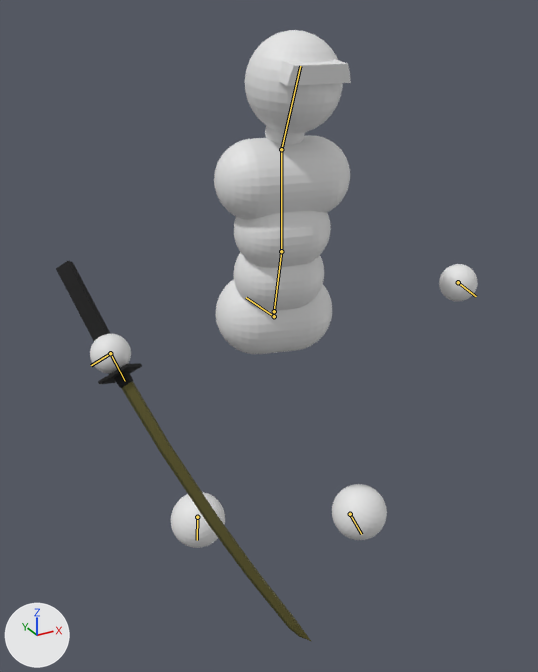
A saved change to the Blender file asset_raws/simple_combat_char.blend.
Both versions are drawn from a 50 mm camera at (-1.07, -1.888, 1.807) aimed at (-0.073, -0.075, 0.9). Every picture has the same lights, and +X, +Y and +Z are marked at lower left. Both versions are drawn at frame 0 of the action 'Fall'; the numbers are the values there. The bones that bend it are drawn over the model as lines.

Objects in the first picture: 'Body', 'Sword'.
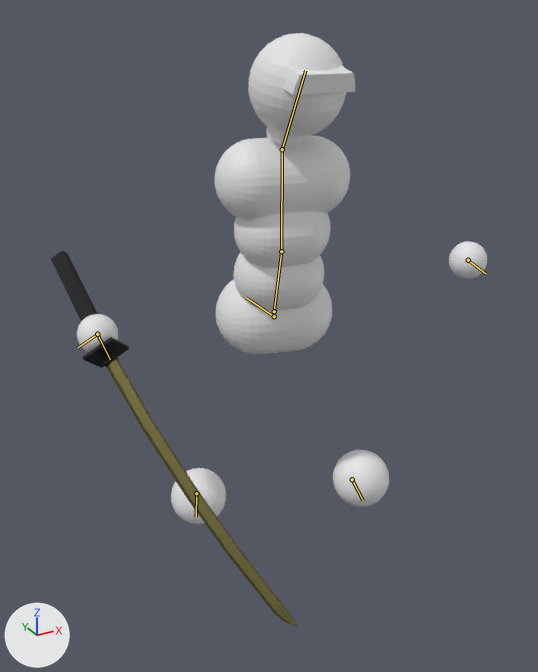
Pixel boxes (x1, y1, x2, y2) of what changed, in the pictures (538 x 672 px):
'Body', posed
    before: (90, 30, 478, 548)
    after: (77, 33, 487, 524)
'Sword', posed
    before: (56, 261, 312, 642)
    after: (51, 250, 299, 627)
bone 'Head', root to tip
    before: (281, 149) to (300, 66)
    after: (282, 149) to (305, 70)
bone 'Hand.L', root to tip
    before: (458, 282) to (476, 296)
    after: (468, 260) to (485, 273)
bone 'Foot.L', root to tip
    before: (350, 514) to (361, 534)
    after: (352, 479) to (363, 500)
bone 'Hand.R', root to tip
    before: (110, 353) to (91, 365)
    after: (97, 334) to (78, 347)
bone 'Foot.R', root to tip
    before: (197, 517) to (197, 540)
    after: (196, 493) to (196, 516)
bone 'Sword attachment', root to tip
    before: (110, 353) to (125, 381)
    after: (97, 334) to (110, 359)

What changed in the scene script:
```text
Change bone_head:
    where bone_head = bpy.data.objects['Armature'].pose.bones['Head']  # child of 'Upper back'
    bone_head.rotation_quaternion: (0.998, 0.0, 0.057, 0.026) -> (0.998, -0.046, 0.056, 0.028)  # degrees (0, 7, 3) -> degrees (-5, 7, 3)
Change bone_hand_l:
    where bone_hand_l = bpy.data.objects['Armature'].pose.bones['Hand.L']  # child of 'Root bone'
    bone_hand_l.location: (-0.392, -0.151, -0.175) -> (-0.326, -0.105, -0.161)
Change bone_foot_l:
    where bone_foot_l = bpy.data.objects['Armature'].pose.bones['Foot.L']  # child of 'Root bone'
    bone_foot_l.location: (0.118, 0.099, 0.082) -> (0.256, 0.039, 0.074)
    bone_foot_l.rotation_quaternion: (0.971, 0.02, -0.016, 0.238) -> (0.958, 0.006, 0.022, 0.255)  # degrees (2, -2, 28) -> degrees (1, 2, 30)
Change bone_hand_r:
    where bone_hand_r = bpy.data.objects['Armature'].pose.bones['Hand.R']  # child of 'Root bone'
    bone_hand_r.location: (-0.527, -0.22, -0.128) -> (-0.466, -0.193, -0.151)
    bone_hand_r.rotation_quaternion: (0.84, -0.052, -0.417, 0.343) -> (0.898, -0.056, -0.295, 0.33)  # degrees (-30, -42, 56) -> degrees (-20, -29, 46)
Change bone_foot_r:
    where bone_foot_r = bpy.data.objects['Armature'].pose.bones['Foot.R']  # child of 'Root bone'
    bone_foot_r.location: (0.017, -0.15, 0.148) -> (-0.069, -0.198, 0.142)
    bone_foot_r.rotation_quaternion: (0.94, 0.069, 0.065, -0.327) -> (0.931, 0.058, 0.02, -0.338)  # degrees (5, 10, -38) -> degrees (6, 4, -40)
Change bone_sword_attachment:
    where bone_sword_attachment = bpy.data.objects['Armature'].pose.bones['Sword attachment']  # child of 'Root bone'
    bone_sword_attachment.location: (0.221, -0.128, 0.527) -> (0.193, -0.151, 0.466)
    bone_sword_attachment.rotation_quaternion: (0.84, 0.417, 0.343, 0.052) -> (0.898, 0.295, 0.33, 0.056)  # degrees (61, 32, 26) -> degrees (43, 34, 21)
```
